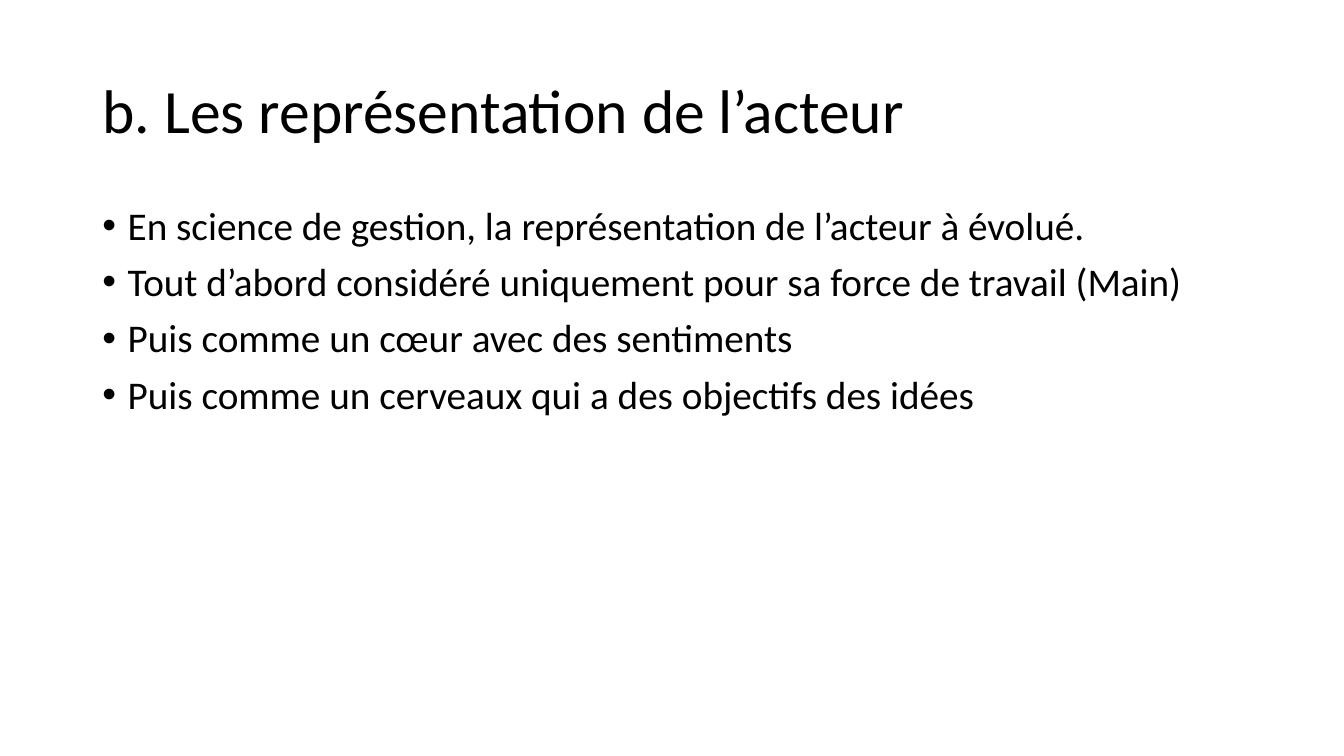
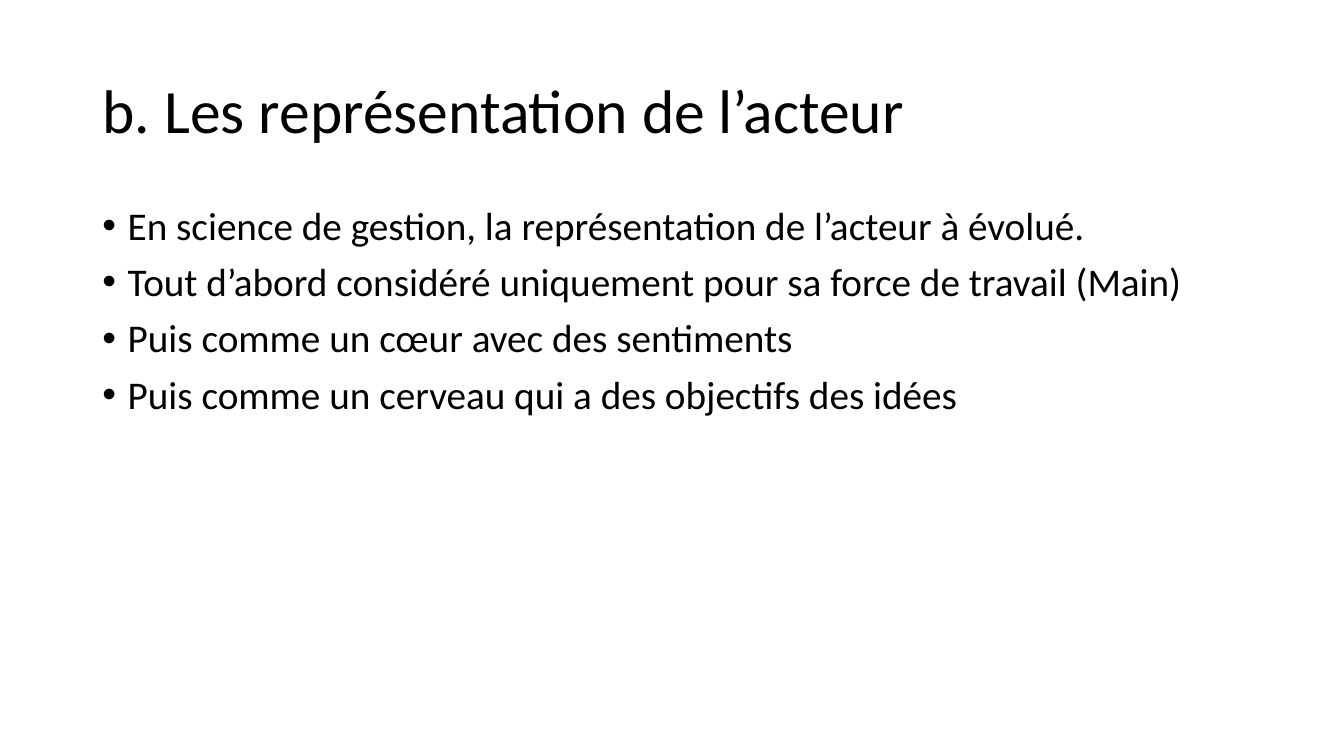
Before and after one commit to MaxMontouro/BUT_Info, a slide deck: slide 7 of Annee2/S3/R3_10_Gestion/CM3.pptx. Drawn at 1344x756 pixels with LibreOffice and Linux fonts; fonts in the diff are those of the drawing. Boxes give left, top, right and bottom in pixels: in the first picture for what was removed or moved away, otherwise in the second. Text is boxed around its words. In the diff, an @@ line names an element or a change of style, - is before the commit and + after.

```diff
--- a/Annee2/S3/R3_10_Gestion/CM3.pptx
+++ b/Annee2/S3/R3_10_Gestion/CM3.pptx
@@ text at (128, 381, 957, 416): text changed @@
-• Puis comme un cerveaux qui a des objectifs des idées
+• Puis comme un cerveau qui a des objectifs des idées
```
Also in this commit, not shown: 3 other slides changed, 16 other files.
